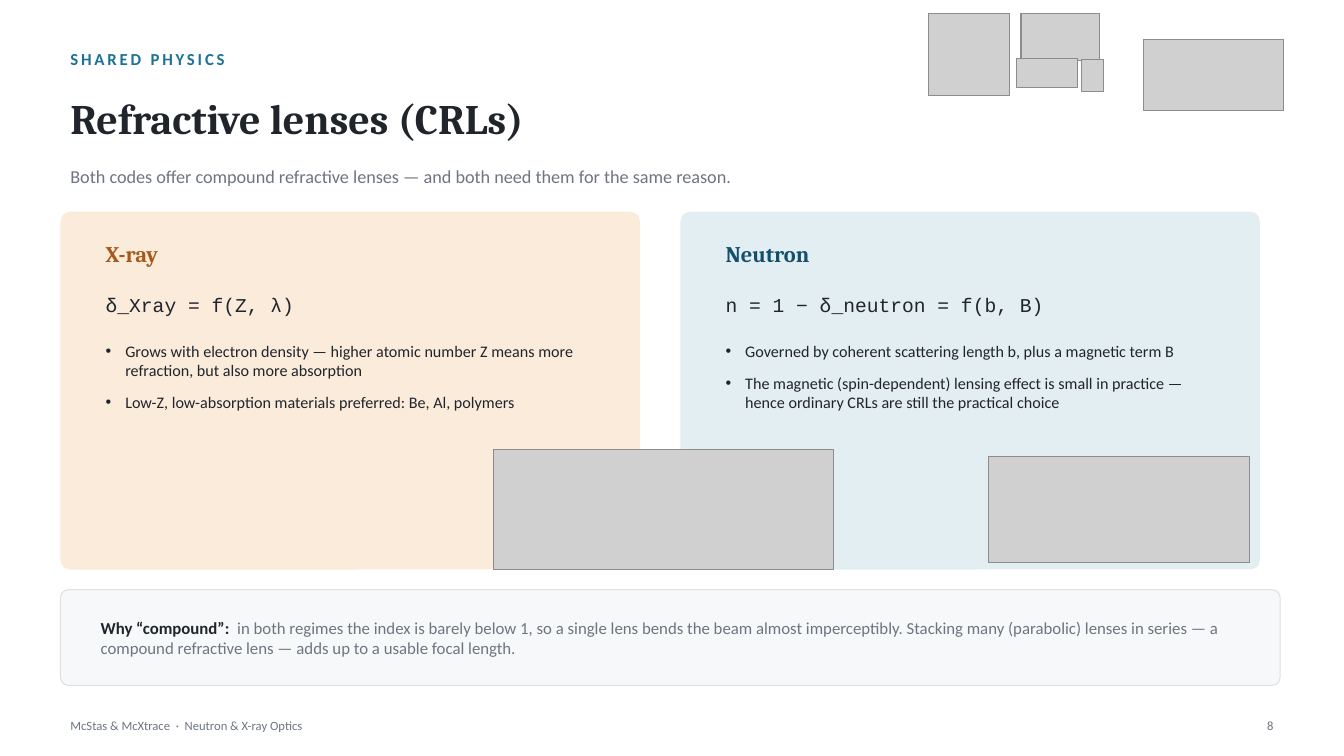
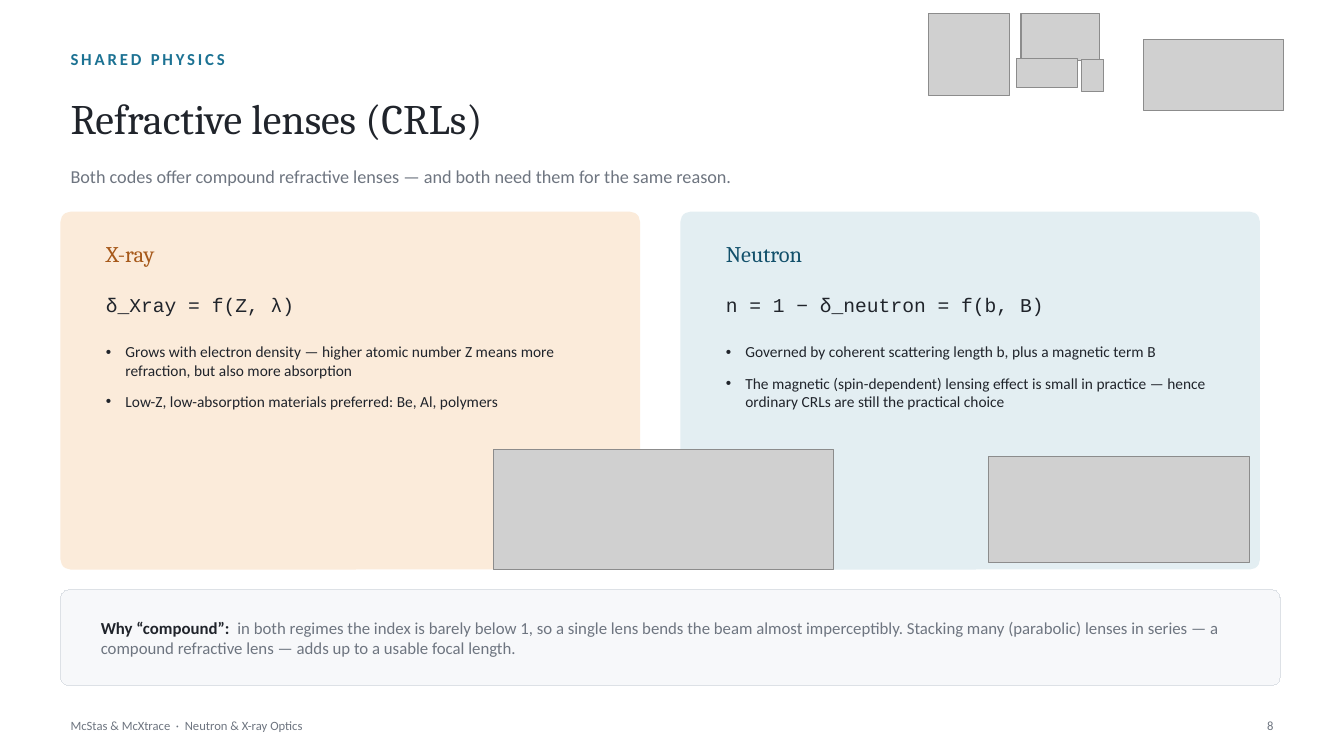
Before and after one commit to mccode-dev/PaNRAID, a slide deck: slide 8 of 22_September_Tuesday/03_morning_sources_detectors/Optics/McStas_McXtrace_Optics.pptx. Drawn at 1344x756 pixels with LibreOffice and Linux fonts; fonts in the diff are those of the drawing; grey boxes stand for pictures. Boxes give left, top, right and bottom in pixels: in the first picture for what was removed or moved away, otherwise in the second. Text is boxed around its words. In the diff, an @@ line names an element or a change of style, - is before the commit and + after.

```diff
--- a/22_September_Tuesday/03_morning_sources_detectors/Optics/McStas_McXtrace_Optics.pptx
+++ b/22_September_Tuesday/03_morning_sources_detectors/Optics/McStas_McXtrace_Optics.pptx
@@ bold off in 3 elements at [106,247,155,267], [726,247,802,263], [71,104,482,140] @@
@@ text "Grows with electron density — ..." at [125,346,554,410]: size 11.5 to 11 pt @@
@@ text "Governed by coherent scattering length ..." at [745,346,1205,410]: size 11.5 to 11 pt @@
```
Also in this commit, not shown: 16 other slides changed, 1 other file.
